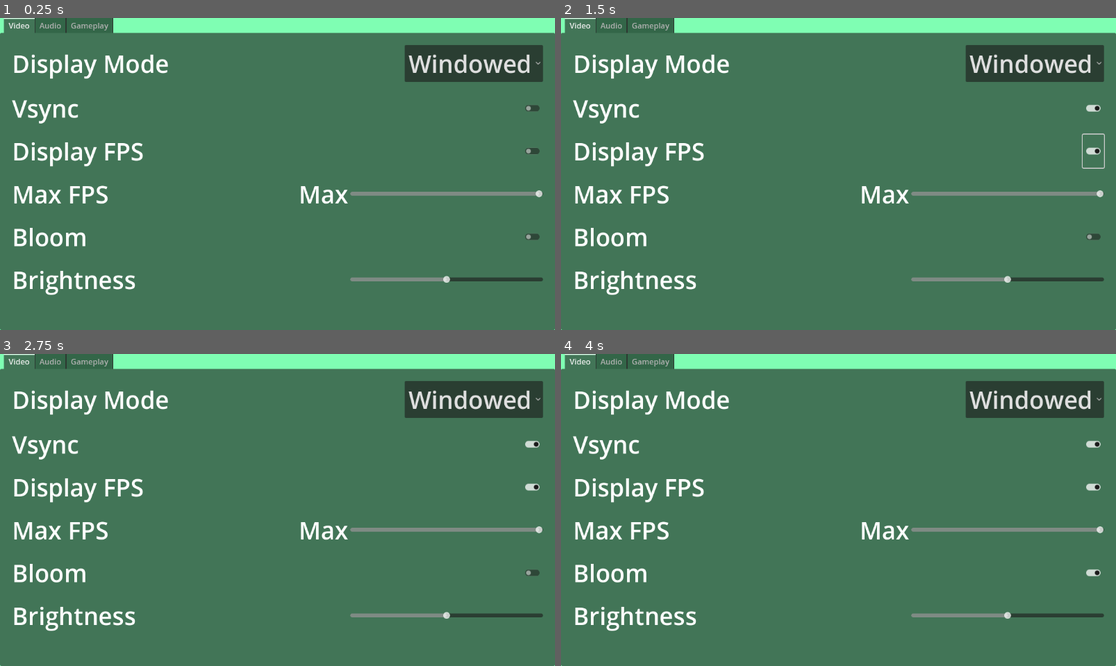
Above: before the commit, frames 1-4 (two rows, left to right).
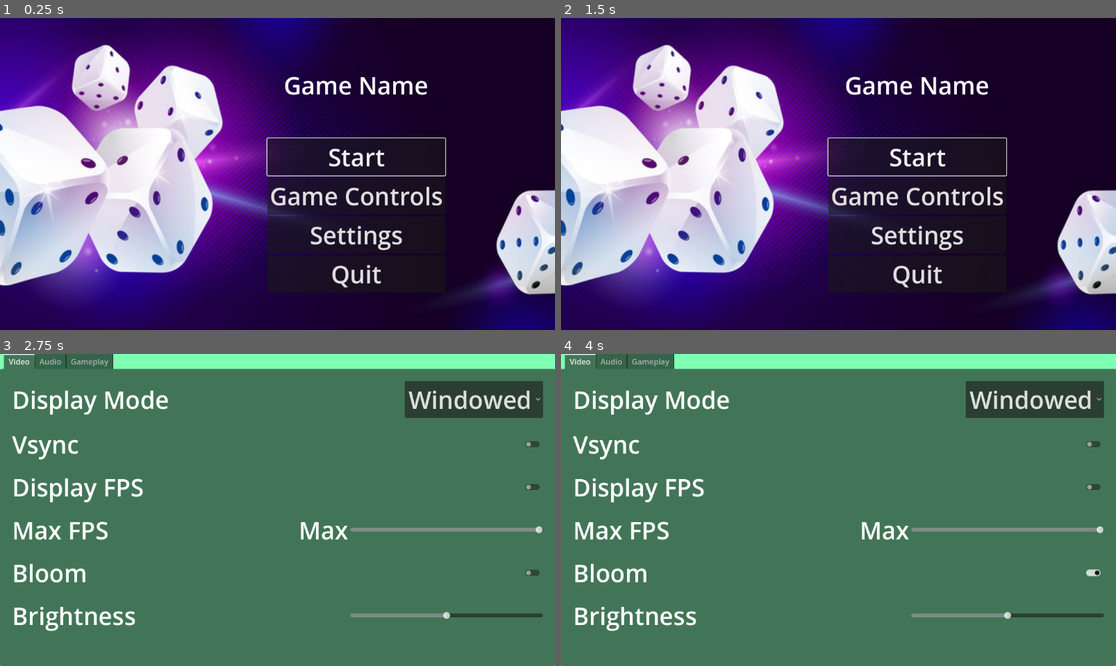
Above: after the commit, the same moments.

Repository: SadBonana/INTD450-Dice_Game
Game: Godot game, scene res://UI/Menus/start_menu.tscn
Two runs of this game, one before a commit and one after it. Both use one fixed random seed, a clock stepped at 60 frames per second and the inputs below. Before the commit the project starts from res://UI/Menus/settings_menu.tscn.
Inputs (mouse positions are in pixels of both pictures, inside the frame that each line leads up to):
- Up to frame 1 (0.25 s): no input
- Up to frame 2 (1.5 s): click (1093, 108) at 0.52 s; click (1093, 152) at 1.27 s
- Up to frame 3 (2.75 s): click (355, 572) at 2 s, where only the run after the commit has a clickable "Settings"
- Up to frame 4 (4 s): click (1093, 572) at 2.75 s; click (916, 494) at 3.5 s, where only the run after the commit has a clickable "Start"

The runs differ from the first frame. In frame 1, 99% of the frame differs, in the area x 0-100%, y 0-100%; in frame 2, 99%; in frame 3, 0.1%; in frame 4, 0.1%.
Error before the commit: Parse Error: Identifier "Save" not declared in the current scope. (res://UI/Menus/global_settings.gd:31)
Error after the commit: Attempt to call function 'get_var' in base 'null instance' on a null instance. (res://UI/Menus/save_settings.gd:59)

Commit message:
Settings with code, but save settings doesn't work properly

Diff:
--- a/UI/Menus/fps_label.tscn
+++ b/UI/Menus/fps_label.tscn
@@ -6,6 +6,7 @@
 bg_color = Color(1, 0.886275, 0.137255, 1)
 
 [node name="fps_label" type="Label"]
+visible = false
 offset_right = 40.0
 offset_bottom = 23.0
 theme_override_styles/normal = SubResource("StyleBoxFlat_lrxug")
--- a/UI/Menus/global_settings.gd
+++ b/UI/Menus/global_settings.gd
@@ -1,10 +1,8 @@
 extends Node
-
 
 # Called when the node enters the scene tree for the first time.
 func _ready():
 	pass # Replace with function body.
-
 
 # Called every frame. 'delta' is the elapsed time since the previous frame.
 func _process(delta):
@@ -26,10 +24,8 @@
 	if toggle_value == false:
 		DisplayServer.window_set_mode(DisplayServer.WINDOW_MODE_WINDOWED)
 
-	#OS.window_fullscreen = toggle
-
-	Save.game_data.fullscreen_on = toggle_value
-	Save.save_data()
+	#SaveSettings.game_data.fullscreen_on = toggle_value
+	#SaveSettings.save_data()
 
 
 # toggle_value is the value passed in the settings menu
@@ -42,8 +38,8 @@
 
 	#OS.vsync_enabled = toggle_value
 
-	Save.game_data.vsync_on = toggle_value
-	Save.save_data()
+	#SaveSettings.game_data.vsync_on = toggle_value
+	#SaveSettings.save_data()
 
 
 # toggle_fps_value is the value passed in the settings menu
@@ -52,8 +48,9 @@
 	# Emit signal, the name is the same as under "init signals" above
 	emit_signal("fps_displayed", toggle_fps_value)
 
-	Save.game_data.display_fps = toggle_fps_value
-	Save.save_data()
+	#SaveSettings.game_data.display_fps = toggle_fps_value
+	#SaveSettings.save_data()
+
 
 # max_fps_value is the value passed in the settings menu
 func set_max_fps(max_fps_value):
@@ -61,30 +58,24 @@
 	# When 500, we don't want to limit FPS -> a value of 0 means no limit
 	Engine.max_fps = max_fps_value if max_fps_value < 500 else 0
 
-	Save.game_data.max_fps = Engine.max_fps if value < 500 else 500
-	Save.save_data()
+	#SaveSettings.game_data.max_fps = Engine.max_fps if max_fps_value < 500 else 500
+	#SaveSettings.save_data()
+
 
 # bloom_value is the value passed in the settings menu
 func toggle_bloom(bloom_value):
 	emit_signal("bloom_toggled", bloom_value)
 
-	Save.game_data.bloom_on = bloom_value
-	Save.save_data()
+	#SaveSettings.game_data.bloom_on = bloom_value
+	#SaveSettings.save_data()
+
 
 # brightness_value is the value passed in the settings menu
 func update_brightness(brightness_value):
 	emit_signal("brightness_updated", brightness_value)
 
-	Save.game_data.brightness = value
-	Save.save_data()
-
-# master_volume is the value passed in the settings menu
-func update_master_vol(master_volume):
-	# Access audio server, then access the master bus volume (index 0) and change it's volume to the specified amount
-	AudioServer.set_bus_volume_db(0, master_volume)
-
-	Save.game_data.master_vol = master_volume
-	Save.save_data()
+	#SaveSettings.game_data.brightness = brightness_value
+	#SaveSettings.save_data()
 
 
 # audio_index is accosicated with which slider is being changed:
@@ -97,28 +88,40 @@
 	AudioServer.set_bus_volume_db(audio_index, volume)'''
 
 
+# master_volume is the value passed in the settings menu
+func update_master_vol(master_volume):
+	# Access audio server, then access the master bus volume (index 0) and change it's volume to the specified amount
+	AudioServer.set_bus_volume_db(0, master_volume)
+
+	#SaveSettings.game_data.master_vol = master_volume
+	#SaveSettings.save_data()
+
+
 # music_volume is the value passed in the settings menu
 func update_music_vol(music_volume):
 	# Access audio server, then access the music bus volume (index 1) and change it's volume to the specified amount
 	AudioServer.set_bus_volume_db(1, music_volume)
+
 
 # sfx_volume is the value passed in the settings menu
 func update_sfx_vol(sfx_volume):
 	# Access audio server, then access the SFX bus volume (index 2) and change it's volume to the specified amount
 	AudioServer.set_bus_volume_db(2, sfx_volume)
 
+
 # fov_value is the value passed in the settings menu
 # FOV is property of camera, so no easy access to it, so need to emit signal
 func update_fov(fov_value):
 	emit_signal("fov_updated", fov_value)
 
-	Save.game_data.fov = fov_value
-	Save.save_data()
+	#SaveSettings.game_data.fov = fov_value
+	#SaveSettings.save_data()
+
 
 # mouse_value is the value passed in the settings menu
 # Mouse sensitivity will affect the player, not mouse globally
 func update_mouse_sensitivity(mouse_value):
 	emit_signal("mouse_sensitivity_updated", mouse_value)
 
-	Save.game_data.mouse_sens = mouse_value
-	Save.save_data()
+	#SaveSettings.game_data.mouse_sens = mouse_value
+	#SaveSettings.save_data()
--- /dev/null
+++ b/UI/Menus/save_settings.gd
@@ -0,0 +1,74 @@
+extends Node
+
+const SAVEFILE = "user://SAVEFILE.save"
+#const SAVEFILE = "user://save_game.dat"
+
+var game_data = {}
+
+'''var game_data = {
+	"fullscreen_on": false,
+	"vsync_on": false,
+	"display_fps": false,
+	"max_fps": 0,
+	"bloom_on": false,
+	"brightness": 1,
+	"master_vol": -10,
+	"music_vol": -10,
+	"sfx_vol": -10,
+	"fov": 70,
+	"mouse_sens": .1,
+}'''
+
+# Called when the node enters the scene tree for the first time.
+func _ready():
+	load_data()
+	print("pros...")
+	print(game_data)
+	print("pros2...")
+
+# Called every frame. 'delta' is the elapsed time since the previous frame.
+func _process(delta):
+	pass
+
+func load_data():
+	#var file = FileAccess.new()
+	var file = FileAccess.open(SAVEFILE, FileAccess.READ)
+
+	if FileAccess.file_exists(SAVEFILE) == false:
+
+		game_data = {
+			"fullscreen_on": false,
+			"vsync_on": false,
+			"display_fps": false,
+			"max_fps": 0,
+			"bloom_on": false,
+			"brightness": 1,
+			"master_vol": -10,
+			"music_vol": -10,
+			"sfx_vol": -10,
+			"fov": 70,
+			"mouse_sens": .1,
+		}
+
+		save_data()
+
+	#file.open(SAVEFILE, File.READ)
+	#file = FileAccess.open(SAVEFILE, FileAccess.READ)
+
+	#game_data = file.get_as_text()
+	game_data = file.get_var()
+
+	file.close()
+	print("opened data")
+
+func save_data():
+	'''var file = File.new()
+	file.open(SAVEFILE, File.WRITE)'''
+
+	var file = FileAccess.open(SAVEFILE, FileAccess.WRITE)
+
+	#file.store_string(game_data)
+	file.store_var(game_data)
+
+	file.close()
+	print("saved data")
--- a/UI/Menus/settings_menu.gd
+++ b/UI/Menus/settings_menu.gd
@@ -4,6 +4,7 @@
 @onready var display_options_button = $settings_tabs/Video/video_margin_container/video_settings/display_options_button
 @onready var vsync_button = $settings_tabs/Video/video_margin_container/video_settings/vsync_button
 @onready var display_fps_button = $settings_tabs/Video/video_margin_container/video_settings/display_fps_button
+@onready var max_fps_value = $settings_tabs/Video/video_margin_container/video_settings/max_fps_box_container/max_fps_value
 @onready var max_fps_slider = $settings_tabs/Video/video_margin_container/video_settings/max_fps_box_container/max_fps_slider
 @onready var bloom_button = $settings_tabs/Video/video_margin_container/video_settings/bloom_button
 @onready var brightness_slider = $settings_tabs/Video/video_margin_container/video_settings/brightness_slider
@@ -14,11 +15,27 @@
 @onready var sfx_volume_slider = $settings_tabs/Audio/audio_margin_container/audio_settings/sfx_volume_slider
 
 # Get gameplay settings refrences
+@onready var fov_value = $settings_tabs/Gameplay/gameplay_margin_container/gameplay_settings/fov_box_container/fov_value
 @onready var fov_slider = $settings_tabs/Gameplay/gameplay_margin_container/gameplay_settings/fov_box_container/fov_slider
+@onready var mouse_sensitivity_value = $settings_tabs/Gameplay/gameplay_margin_container/gameplay_settings/mouse_sensitivity_box_container/mouse_sensitivity_value
 @onready var mouse_sensitivity_slider = $settings_tabs/Gameplay/gameplay_margin_container/gameplay_settings/mouse_sensitivity_box_container/mouse_sensitivity_slider
 
 # Called when the node enters the scene tree for the first time.
 func _ready():
+	'''display_options_button.select(1 if SaveSettings.game_data.fullscreen_on else 0)
+	GlobalSettings.toggle_fullscreen(SaveSettings.game_data.fullscreen_on)
+	vsync_button.pressed = SaveSettings.game_data.vsync_on
+	display_fps_button.pressed = SaveSettings.game_data.display_fps
+	max_fps_slider.value = SaveSettings.game_data.max_fps
+	bloom_button.pressed = SaveSettings.game_data.bloom_on
+	brightness_slider.value = SaveSettings.game_data.brightness
+
+	master_volume_slider.value = SaveSettings.game_data.master_vol
+	music_volume_slider.value = SaveSettings.game_data.music_vol
+	sfx_volume_slider.value = SaveSettings.game_data.sfx_vol
+
+	fov_slider.value = SaveSettings.game_data.fov
+	mouse_sensitivity_slider.value = SaveSettings.game_data.mouse_sens'''
 	pass
 
 
@@ -28,44 +45,50 @@
 
 
 func _on_display_options_button_item_selected(index):
-	pass # Replace with function body.
+	# true means it's fullscreen (index 1 of display options)
+	GlobalSettings.toggle_fullscreen(true if index == 1 else false)
 
 
 func _on_vsync_button_toggled(toggled_on):
-	pass # Replace with function body.
+	# toggled_on will be true or false, and you get it from signal
+	GlobalSettings.toggle_vsync(toggled_on)
 
 
 func _on_display_fps_button_toggled(toggled_on):
-	pass # Replace with function body.
+	GlobalSettings.toggle_fps_display(toggled_on)
 
 
 func _on_max_fps_slider_value_changed(value):
-	pass # Replace with function body.
+	GlobalSettings.set_max_fps(value)
+	# Display the max FPS value
+	max_fps_value.text = str(value) if value < max_fps_slider.max_value else "max"
 
 
 func _on_bloom_button_toggled(toggled_on):
-	pass # Replace with function body.
+	GlobalSettings.toggle_bloom(toggled_on)
 
 
 func _on_brightness_slider_value_changed(value):
-	pass # Replace with function body.
+	GlobalSettings.update_brightness(value)
 
 
 func _on_master_volume_slider_value_changed(value):
-	pass # Replace with function body.
+	GlobalSettings.update_master_vol(value)
 
 
 func _on_music_volume_slider_value_changed(value):
-	pass # Replace with function body.
+	GlobalSettings.update_music_vol(value)
 
 
 func _on_sfx_volume_slider_value_changed(value):
-	pass # Replace with function body.
+	GlobalSettings.update_sfx_vol(value)
 
 
 func _on_fov_slider_value_changed(value):
-	pass # Replace with function body.
+	GlobalSettings.update_fov(value)
+	fov_value.text = str(value)
 
 
 func _on_mouse_sensitivity_slider_value_changed(value):
-	pass # Replace with function body.
+	GlobalSettings.update_mouse_sensitivity(value)
+	mouse_sensitivity_value.text = str(value)
--- a/UI/Menus/start_menu.gd
+++ b/UI/Menus/start_menu.gd
@@ -1,5 +1,6 @@
 extends Control
 
+@onready var settings_menu = $settings_menu
 
 # Called when the node enters the scene tree for the first time.
 func _ready():
@@ -22,7 +23,9 @@
 	#var options = load("res://UI/settings_menu.tscn").instance()
 	#get_tree().current_scene.add_child(options)
 
-	get_tree().change_scene_to_file("res://UI/Menus/settings_menu.tscn")
+	#get_tree().change_scene_to_file("res://UI/Menus/settings_menu.tscn")
+
+	settings_menu.popup_centered()
 
 func _on_quit_button_pressed():
 	get_tree().quit()
--- a/UI/Menus/start_menu.tscn
+++ b/UI/Menus/start_menu.tscn
@@ -1,8 +1,9 @@
-[gd_scene load_steps=4 format=3 uid="uid://dulueip5bvc88"]
+[gd_scene load_steps=5 format=3 uid="uid://dulueip5bvc88"]
 
 [ext_resource type="Script" path="res://UI/Menus/start_menu.gd" id="1_fsp0p"]
 [ext_resource type="Texture2D" uid="uid://5pewgng1hruq" path="res://UI/Menus/Dice Background Image.jpg" id="2_e6cv7"]
 [ext_resource type="PackedScene" uid="uid://c3ardwyvsttr1" path="res://UI/Menus/fps_label.tscn" id="3_smo4h"]
+[ext_resource type="PackedScene" uid="uid://b0rmrjb71troy" path="res://UI/Menus/settings_menu.tscn" id="4_e0l3o"]
 
 [node name="start_menu" type="Control"]
 layout_mode = 3
@@ -85,6 +86,9 @@
 [node name="fps_label" parent="." instance=ExtResource("3_smo4h")]
 layout_mode = 0
 
+[node name="settings_menu" parent="." instance=ExtResource("4_e0l3o")]
+visible = false
+
 [connection signal="pressed" from="VBoxContainer/start_button" to="." method="_on_start_button_pressed"]
 [connection signal="pressed" from="VBoxContainer/controls_button" to="." method="_on_controls_button_pressed"]
 [connection signal="pressed" from="VBoxContainer/settings_button" to="." method="_on_settings_button_pressed"]
--- a/project.godot
+++ b/project.godot
@@ -11,12 +11,13 @@
 [application]
 
 config/name="Intd 450-dice Game"
-run/main_scene="res://UI/Menus/settings_menu.tscn"
+run/main_scene="res://UI/Menus/start_menu.tscn"
 config/features=PackedStringArray("4.2", "Forward Plus")
 config/icon="res://icon.svg"
 
 [autoload]
 
+SaveSettings="*res://UI/Menus/save_settings.gd"
 GlobalSettings="*res://UI/Menus/global_settings.gd"
 
 [input]
